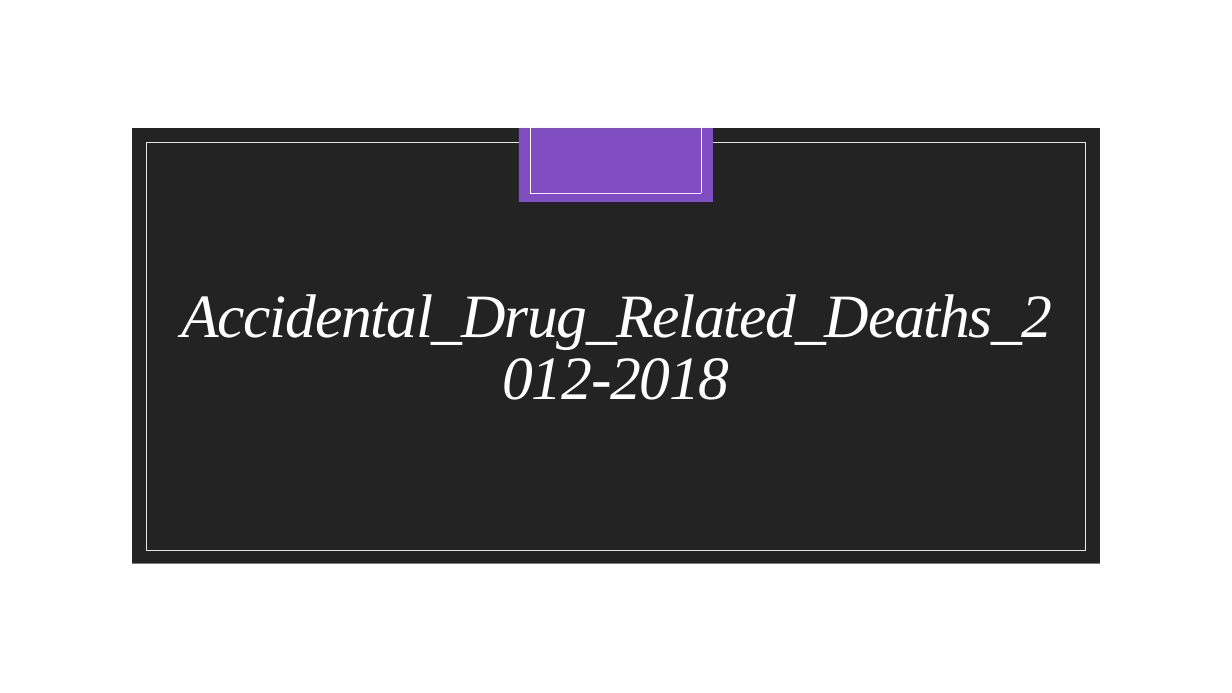
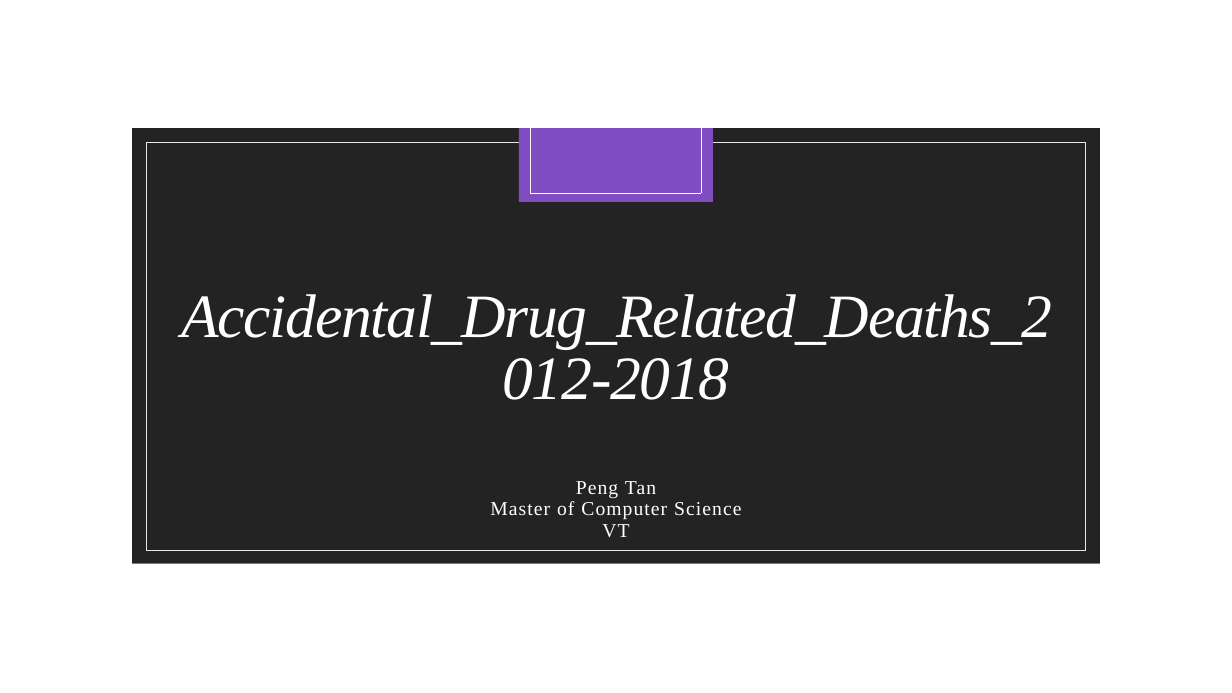
Before and after one commit to hao123tan/Data_Incubator_presentation, a slide deck: slide 1 of revised_presentation.pptx. Drawn at 1232x693 pixels with LibreOffice and Linux fonts; fonts in the diff are those of the drawing; background and template pictures are left out. Boxes give left, top, right and bottom in pixels: in the first picture for what was removed or moved away, otherwise in the second. Text is boxed around its words. In the diff, an @@ line names an element or a change of style, - is before the commit and + after.

```diff
--- a/revised_presentation.pptx
+++ b/revised_presentation.pptx
@@ subtitle added at bbox=[490, 481, 741, 537], 15.3 pt, text #FFFFFF @@
+Peng Tan
+Master of Computer Science
+VT
```
Also in this commit, not shown: 5 slides added.
